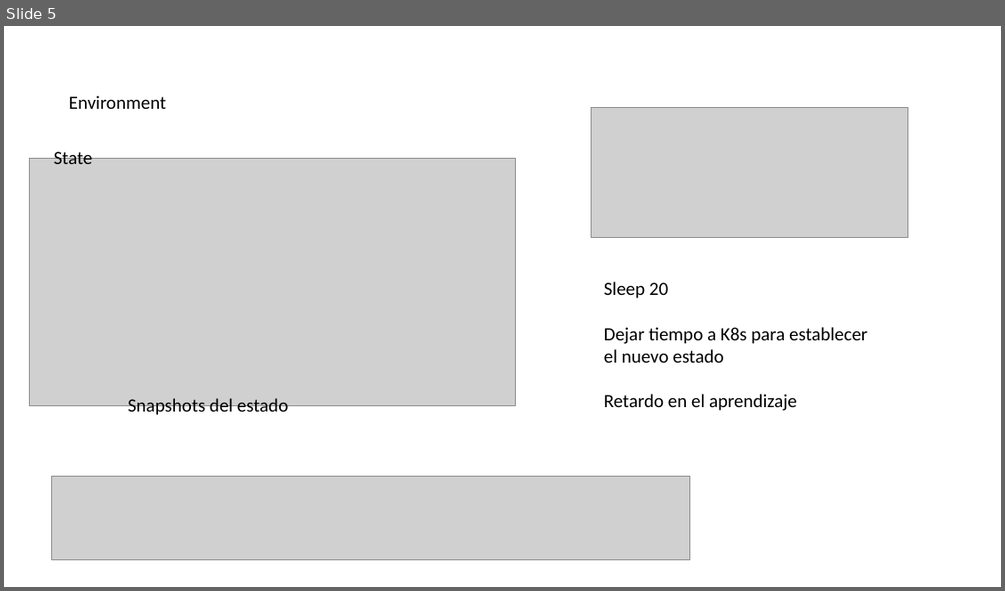
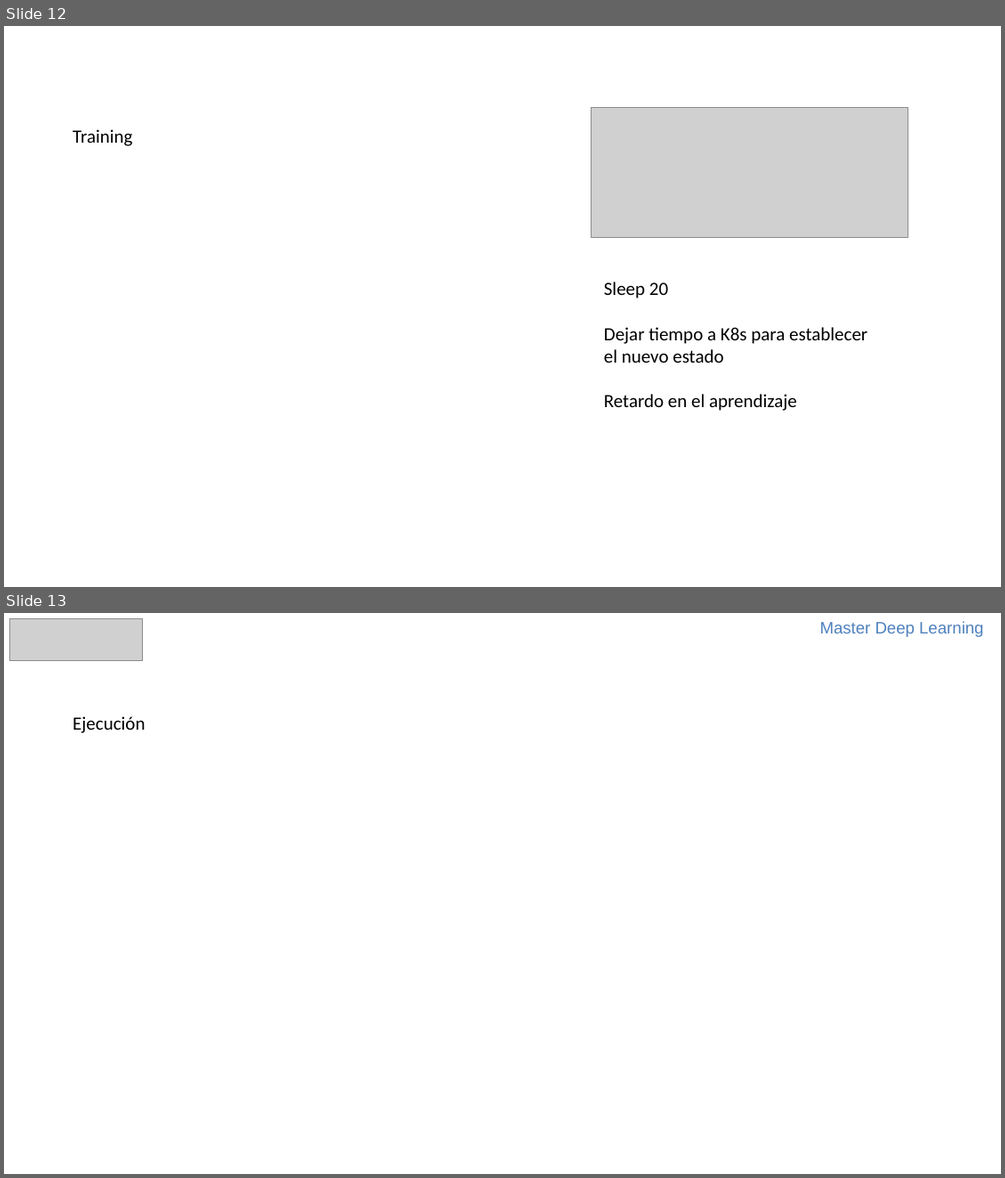
Before and after one commit to mlalandag/HPAwDRL, a slide deck: doc/HpaWithDrl.pptx. Shown one above the other, each under a label of ours: slide 5 before the commit, slides 12 and 13 after it. The pictures are 1005x591 and 1005x1178 pixels, drawn with LibreOffice and Linux fonts; fonts in the diff are those of the drawing; grey boxes stand for pictures. Boxes give left, top, right and bottom in pixels: in the first picture for what was removed or moved away, otherwise in the second. Text is boxed around its words. In the diff, an @@ line names an element or a change of style, - is before the commit and + after.

```diff
--- a/doc/HpaWithDrl.pptx
+++ b/doc/HpaWithDrl.pptx
@@ slide 13 added at <box>4,613,1001,1174</box>, background #FFFFFF @@
@@ picture added at <box>9,618,142,660</box> @@
@@ text added at <box>820,621,983,637</box>, 16 pt, text #4F81BD @@
+Master Deep Learning
@@ text added at <box>73,716,145,733</box>, 18 pt, text #000000 @@
+Ejecución
@@ what was slide 5 is now slide 12 @@
@@ slide 12 changed as well @@
@@ text removed at <box>69,95,166,109</box> @@
-Environment
@@ text added at <box>73,129,132,146</box>, 18 pt, text #000000 @@
+Training
@@ picture removed at <box>30,159,516,405</box> @@
@@ text removed at <box>54,149,92,164</box> @@
-State
@@ text removed at <box>128,398,288,418</box> @@
-Snapshots del estado
@@ picture removed at <box>52,476,690,559</box> @@
```
Also in this commit, not shown: 7 other slides changed, 7 other slides added, 6 slides removed, 1 other file.
